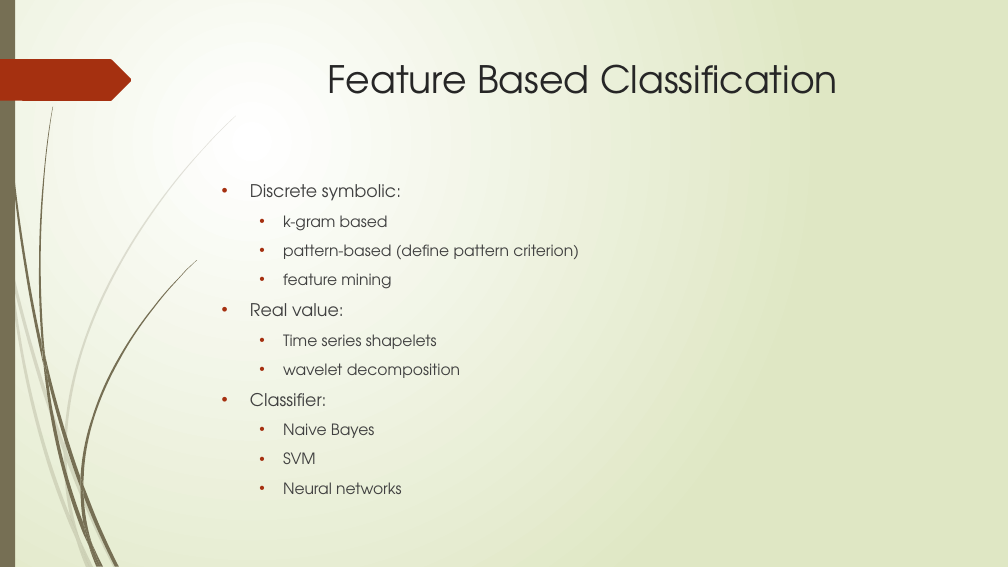
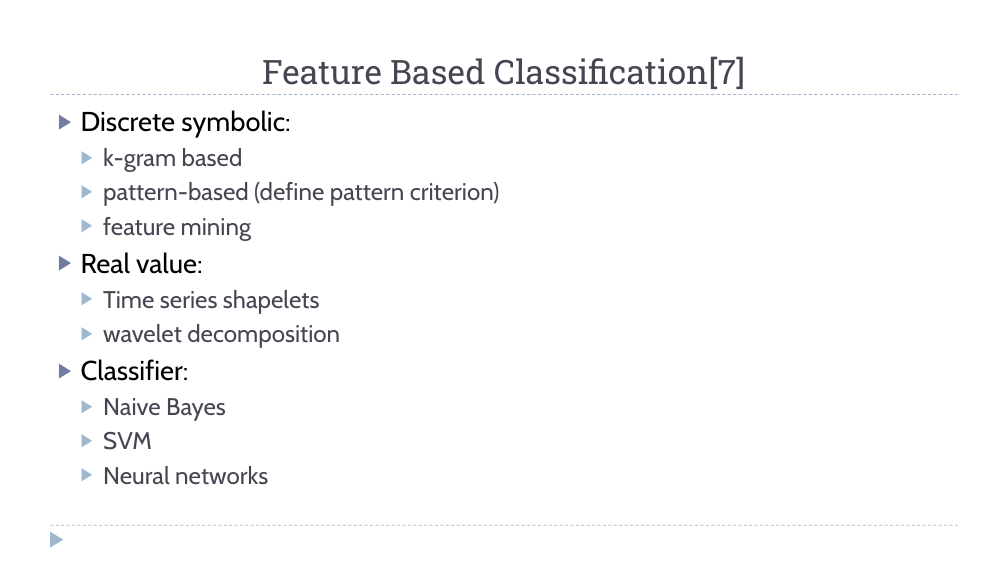
Before and after one commit to zixiaojindao/time-series-survey, a slide deck: slide 47 of slide/tsdm.pptx (slide 35 before the commit). Drawn at 1008x567 pixels with LibreOffice and Linux fonts; fonts in the diff are those of the drawing. Boxes give left, top, right and bottom in pixels: in the first picture for what was removed or moved away, otherwise in the second. Text is boxed around its words. In the diff, an @@ line names an element or a change of style, - is before the commit and + after.

```diff
--- a/slide/tsdm.pptx
+++ b/slide/tsdm.pptx
@@ background gradient #FFFFFF to #DFE8C4 to #FFFFFF @@
@@ rectangle removed at bbox=[0, 0, 15, 567] @@
@@ title "Feature Based Classification[7]" at bbox=[262, 56, 745, 89]: vertical alignment top to bottom @@
@@ freeform shape removed at bbox=[0, 59, 132, 101] @@
@@ title at bbox=[262, 56, 745, 89]: text changed; size 36 to 32 pt; font TeX Gyre Adventor to Roboto Slab; text colour #262626 to #464653 @@
-Feature Based Classification
+Feature Based Classification[7]
@@ text "Discrete symbolic:": place and size @@
-text "Discrete symbolic:" at bbox=[250, 184, 579, 494]
+text "Discrete symbolic:" at bbox=[81, 110, 500, 485]
@@ text "Discrete symbolic:" at bbox=[81, 110, 500, 485]: size 16.6 to 26 pt, text colour #404040 to #000000 in "Discrete symbolic:", "Real value:", "Classifier:"; font TeX Gyre Adventor to Cabin; size 14.8 to 23 pt, text colour #404040 to #464653 in "k-gram based", "pattern-based (define pattern criterion)", "feature mining", "Time series shapelets" and 4 more places; bullet • to ▶; less space between paragraphs; bullet colour #A53010 to #727CA3; bullet colour #A53010 to #9FB8CD @@
@@ line added from (51, 95) to (958, 95), #9FB8CD 0.75 pt dashed @@
@@ triangle added at bbox=[50, 532, 64, 548], fill #9FB8CD @@
@@ line added from (51, 526) to (958, 526), #9FB8CD 0.75 pt dashed @@
@@ group removed at bbox=[0, 116, 236, 567]: 10 freeform shapes @@
@@ group removed at bbox=[2, 0, 197, 567]: 12 freeform shapes @@
```
Also in this commit, not shown: 42 other slides changed, 7 slides added, 13 slides removed, 4 other files.
